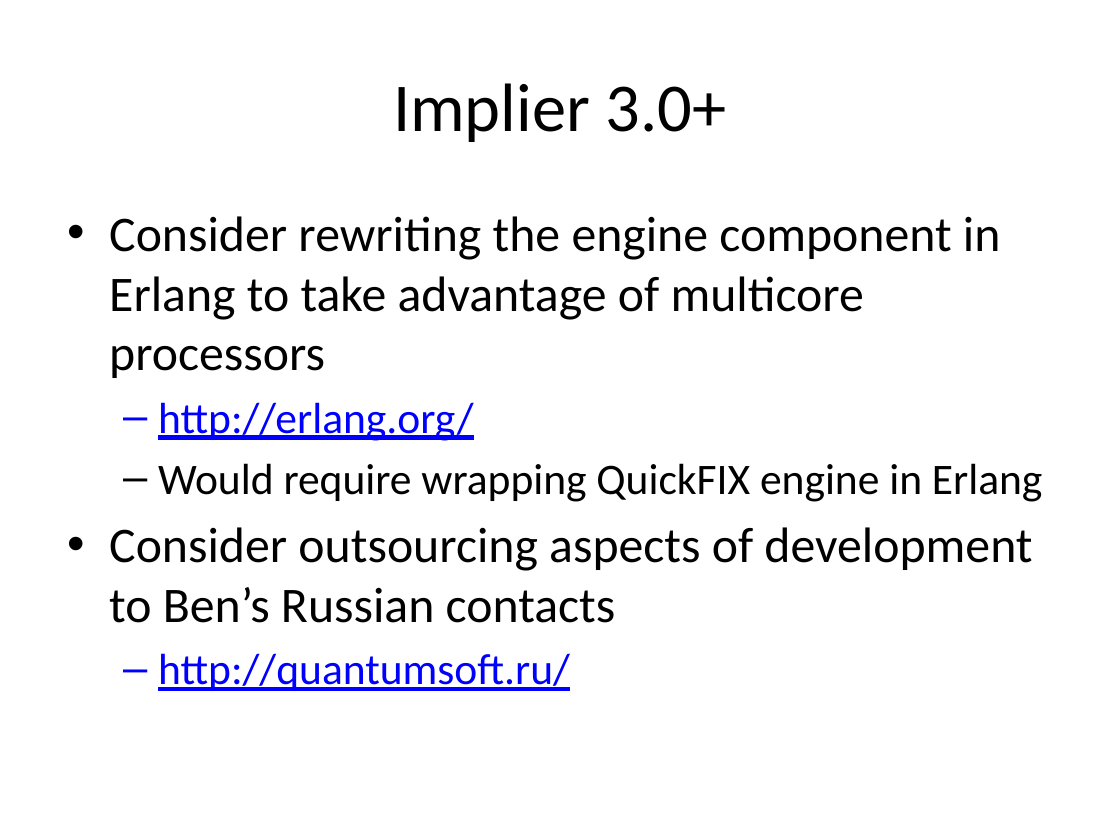
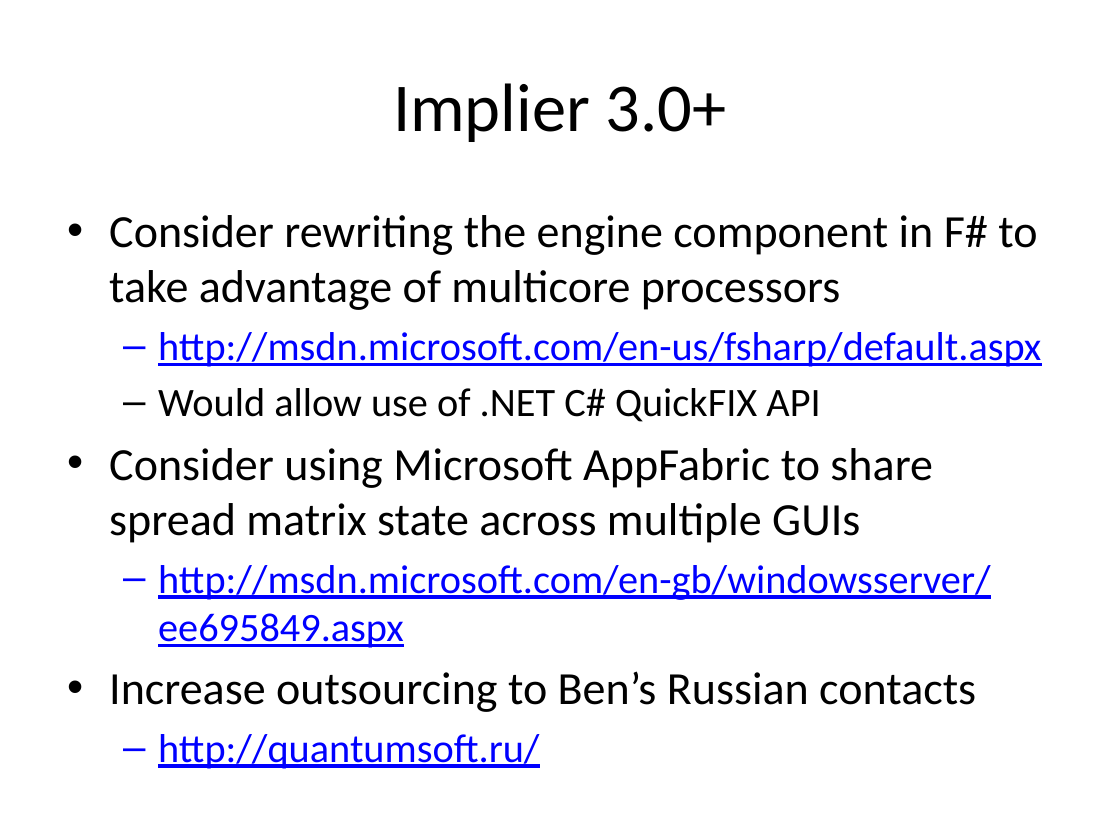
Before and after one commit to benofben/implier, a slide deck: slide 12 of doc/Implier - Architecture.pptx (slide 13 before the commit). Drawn at 1120x840 pixels with LibreOffice and Linux fonts; fonts in the diff are those of the drawing. Boxes give left, top, right and bottom in pixels: in the first picture for what was removed or moved away, otherwise in the second. Text is boxed around its words. In the diff, an @@ line names an element or a change of style, - is before the commit and + after.

```diff
--- a/doc/Implier - Architecture.pptx
+++ b/doc/Implier - Architecture.pptx
@@ text at bbox=[109, 215, 1041, 712]: text changed; size 32 to 29.6 pt @@
-• Consider rewriting the engine component in Erlang to take advantage of multicore processors
-  – http://erlang.org/
-  – Would require wrapping QuickFIX engine in Erlang
-• Consider outsourcing aspects of development to Ben’s Russian contacts
+• Consider rewriting the engine component in F# to take advantage of multicore processors
+  – http://msdn.microsoft.com/en-us/fsharp/default.aspx
+  – Would allow use of .NET C# QuickFIX API
+• Consider using Microsoft AppFabric to share spread matrix state across multiple GUIs
+  – http://msdn.microsoft.com/en-gb/windowsserver/ee695849.aspx
+• Increase outsourcing to Ben’s Russian contacts
@@ text at bbox=[158, 734, 539, 769]: size 28 to 25.9 pt in "http://quantumsoft.ru/" @@
```
Also in this commit, not shown: 2 other slides changed, 1 slide removed, 1 other file.
